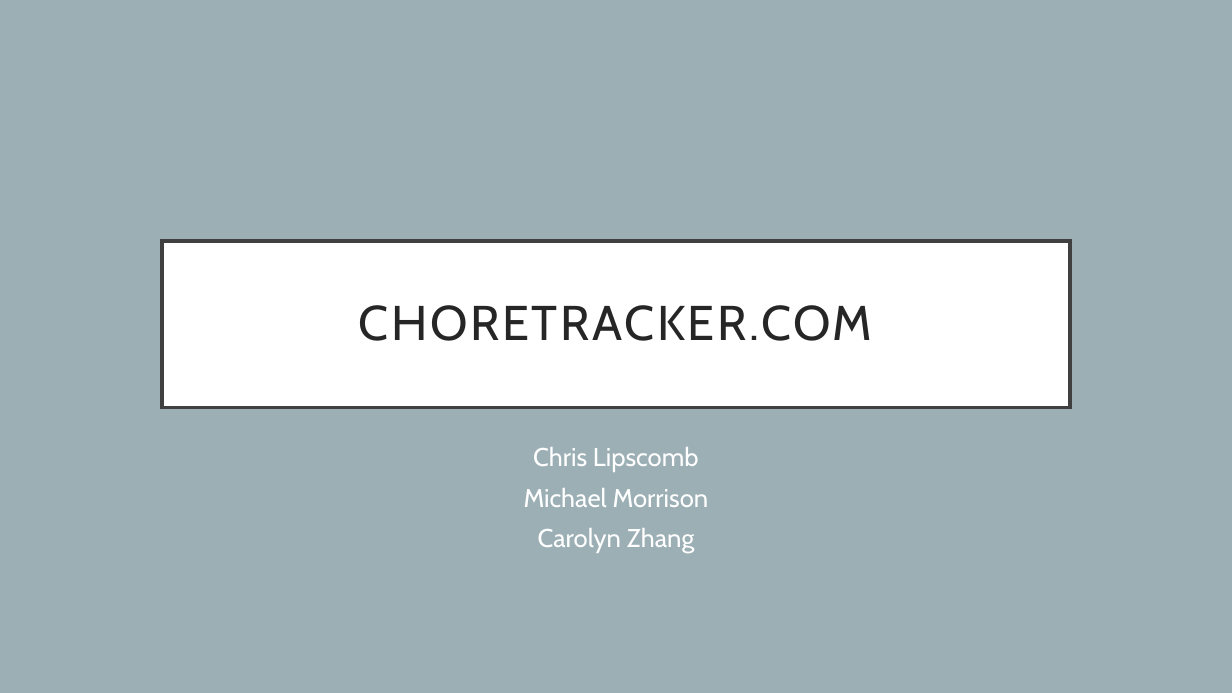
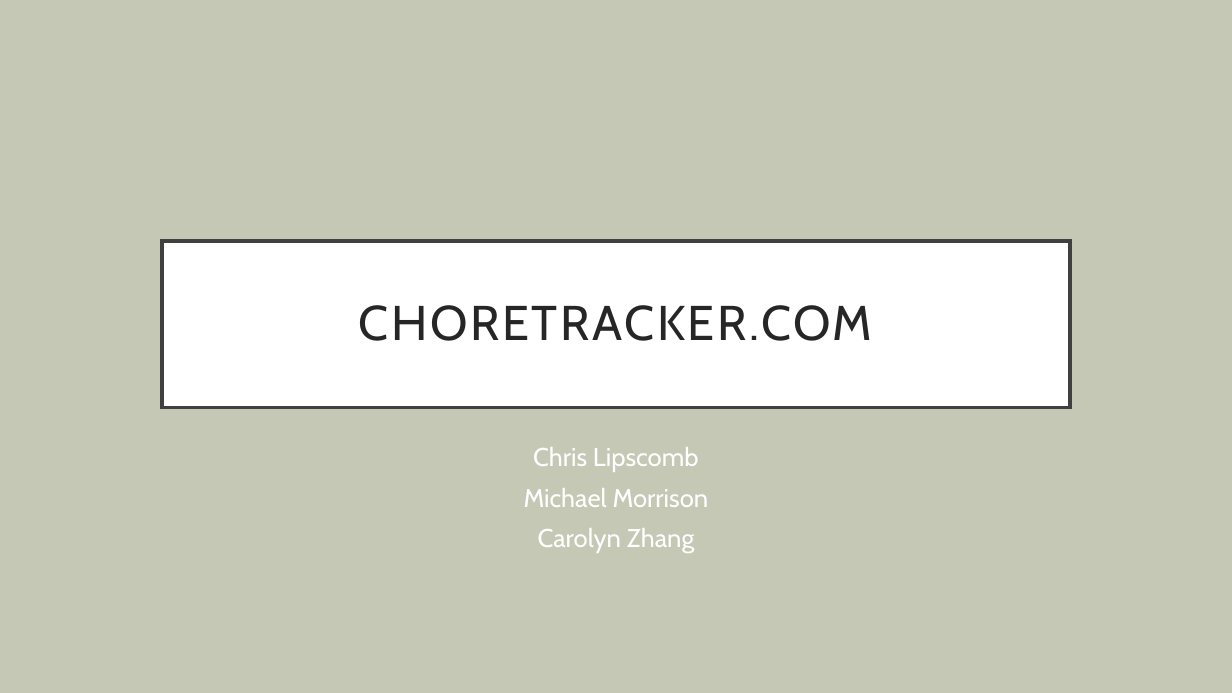
Before and after one commit to Risch1997/IIT-Project, a slide deck: slide 1 of OUR PRESENTATION.pptx. Drawn at 1232x693 pixels with LibreOffice and Linux fonts; fonts in the diff are those of the drawing. Boxes give left, top, right and bottom in pixels: in the first picture for what was removed or moved away, otherwise in the second. Text is boxed around its words. In the diff, an @@ line names an element or a change of style, - is before the commit and + after.

```diff
--- a/OUR PRESENTATION.pptx
+++ b/OUR PRESENTATION.pptx
@@ background #9BAFB5 to #C4C8B5 @@
```
Also in this commit, not shown: 7 other slides changed, 5 slides added, 4 other files.
